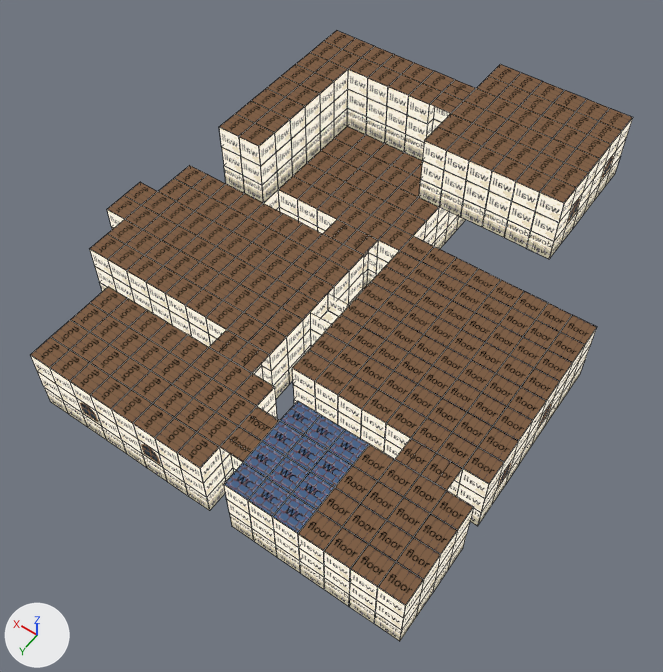
What one commit did to the Blender file dcc/map.blend.
The view is the same before and after, from a 50 mm lens placed at (-20.3, 17.8, 29.4), pointed at (-7.4, -0.2, 1.1). Lighting does not change. The marker at lower left points along +X, +Y and +Z. Mesh edges are drawn as thin lines. The same objects are shown in both versions, whatever each file hides.

Objects in the first picture: 'Map'.
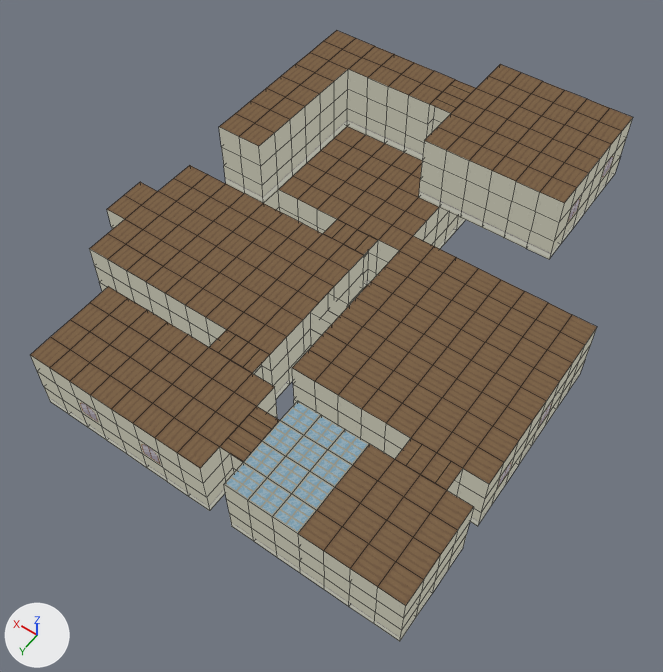
Where the change shows, as pixel boxes [x1, y1, x2, y2] in the pictures (663 x 672 px):
```json
{"object": "Map", "change": "recoloured", "before": [30, 32, 633, 641], "after": [30, 32, 633, 641]}
```

Edits to the scene script, one JSON object a line:
```json
{"op": "add", "block": "img_tileset_png", "code": ["img_tileset_png = load_image('tileset.png', 'tileset.png', 128, 128, 'sRGB')"]}
{"op": "add", "block": "mat_tileset", "code": ["mat_tileset = bpy.data.materials.new('tileset')", "# uses the picture img_tileset_png"]}
{"block": "me_cube", "where": "me_cube.from_pydata(...)  # 1286 vertices, 1261 faces; spans x -16.0..3.0, y -13.0..8.0, z 0.0..6.0"}
{"op": "remove", "block": "me_cube", "code": "me_cube.materials.append(mat_tileset_new)"}
{"op": "add", "block": "me_cube", "code": "me_cube.materials.append(mat_tileset)"}
```
